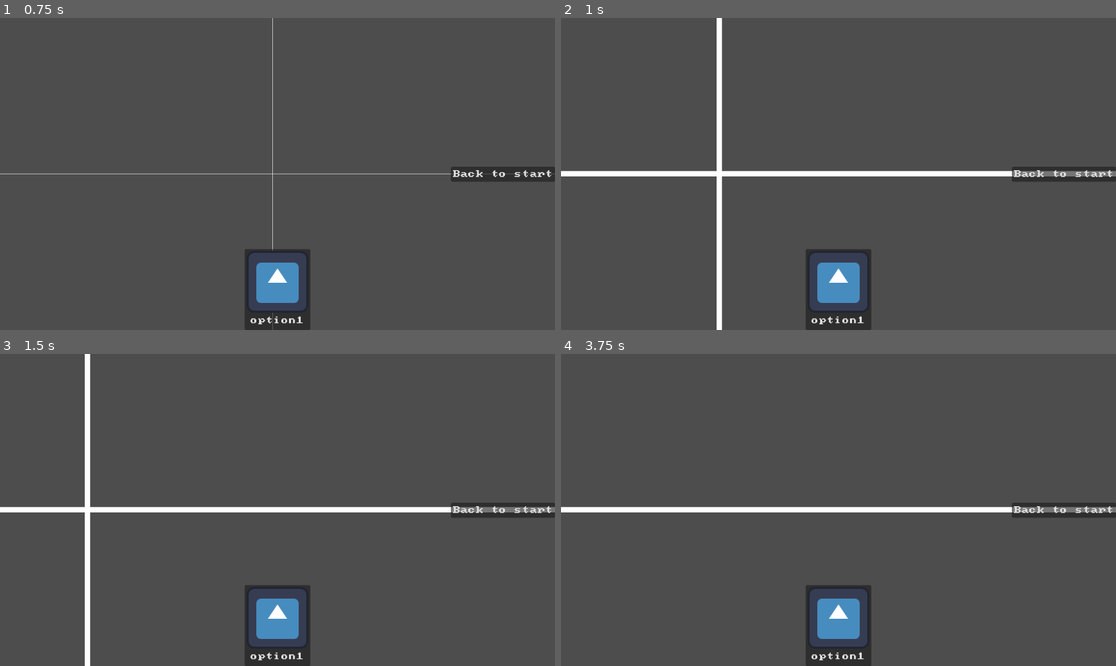
Above: before the commit, frames 1-4 (two rows, left to right).
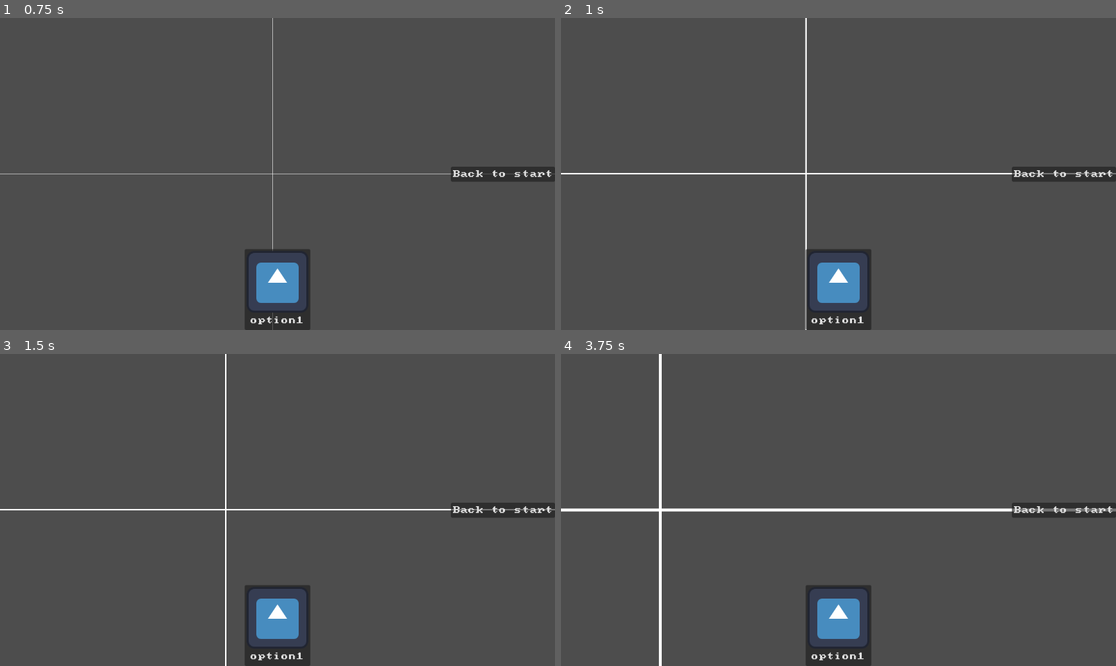
Above: after the commit, the same moments.

Repository: Iviv122/swiatlowod-2
Game: Godot game, scene res://main.tscn
Two runs of this game, one before a commit and one after it. Both use one fixed random seed, a clock stepped at 60 frames per second and the inputs below. The engine's default icon, where the game draws it, is replaced by a stand-in: a white triangle on a blue panel in a dark square.
Inputs (mouse positions are in pixels of both pictures, inside the frame that each line leads up to):
- Up to frame 1 (0.75 s): tap Enter at 0.5 s; move the mouse to (399, 158) at 0.52 s; press the mouse at (399, 158) at 0.53 s; hold D (right) from 0.53 s (still down)
- Up to frame 2 (1 s): keep holding D (right); tap Mouse wheel up (zoomin) at 0.8 s
- Up to frame 3 (1.5 s): release D (right) at 1.25 s; release the mouse at (399, 494) at 1.25 s; drag from (166, 525) to (249, 572) at 1.27 s
- Up to frame 4 (3.75 s): tap Space at 2 s; move the mouse to (894, 441) at 2.02 s; hold D (right) 2.03-2.75 s; hold Mouse wheel down (zoomout) 2.03-2.75 s; click (894, 441) at 2.3 s; drag from (810, 572) to (672, 463) at 2.77 s; tap Enter at 3.5 s; move the mouse to (1005, 556) at 3.52 s; hold A (left) from 3.53 s (still down); hold Mouse wheel up (zoomin) from 3.53 s (still down); click (1005, 556) at 3.67 s

Frame 1 is identical in both runs. In frame 2, 2.6% of the frame differs, in the area x 0-100%, y 0-100%; in frame 3, 2.5%; in frame 4, 1.5%.

Commit message:
more messages, better zoom

Diff:
--- a/objects/camera/camera_move.gd
+++ b/objects/camera/camera_move.gd
@@ -3,7 +3,8 @@
 
 @export var Speed: float = 1
 
-@export var MaxZoom: int = 4
+@export var MaxZoom: float = 1
+@export var MinZoom: float = 0.4
 
 var dir: Vector2 = Vector2(0, 0)
 
@@ -31,11 +32,11 @@
 		dir.y -= 1
 
 	if event.is_action_pressed("zoomin"):
-		zoom.x = min(zoom.x+1,MaxZoom)
-		zoom.y = min(zoom.y+1,MaxZoom)
+		zoom.x = min(zoom.x+0.2,MaxZoom)
+		zoom.y = min(zoom.y+0.2,MaxZoom)
 	if event.is_action_pressed("zoomout"):
-		zoom.x -= 1
-		zoom.y -= 1
+		zoom.y = max(zoom.y-0.2,MinZoom)
+		zoom.x = max(zoom.y-0.2,MinZoom)
 
 	if event is InputEventMouseButton:
 		var mouse_event := event as InputEventMouseButton
@@ -53,7 +54,7 @@
 	if dragging:
 		var current_mouse_pos = get_viewport().get_mouse_position()
 		var off = (drag_start_mouse_pos - current_mouse_pos) * zoom
-		position = drag_start_camera_pos + off
+		position = drag_start_camera_pos + (off/zoom)
 
 	var half_viewport = get_viewport_rect().size / 2 * zoom
 	position.x = clamp(position.x, limit_left + half_viewport.x, limit_right - half_viewport.x)
--- a/objects/ui/mouse.gd
+++ b/objects/ui/mouse.gd
@@ -87,9 +87,10 @@
 					current_wire.set_end(result[0].collider)
 					current_wire = null
 				else:
-					PopTextCreatorInstance.pop_text(result[0].collider.global_position,"no space",Color.RED)
+					PopTextCreatorInstance.pop_text(result[0].collider.global_position,"no connection slots",Color.RED)
 					current_wire.give_error()
 			else:
+				PopTextCreatorInstance.pop_text(result[0].collider.global_position,"already connected",Color.RED)
 				current_wire.give_error()
 	else:
 		if !current_wire:
@@ -102,7 +103,7 @@
 
 				get_tree().root.add_child(current_wire)
 			else:
-				PopTextCreatorInstance.pop_text(result[0].collider.global_position,"no space",Color.RED)
+				PopTextCreatorInstance.pop_text(result[0].collider.global_position,"no connection slots",Color.RED)
 
 func stop_wiring():
 	if current_wire:
@@ -127,8 +128,7 @@
 		elif current_state == MouseState.Idle:
 			pass
 		else:
-			# play sound of incorect placing
-			pass
+			PopTextCreatorInstance.pop_text(get_global_mouse_position(),"no space",Color.RED)
 		move(get_global_mouse_position())
 	if event.is_action("cancel"):
 		cancel()
--- a/objects/ui/pop_text_creator.gd
+++ b/objects/ui/pop_text_creator.gd
@@ -5,8 +5,6 @@
 	add_to_group("pop_text")
 
 func pop_text(pos: Vector2,text : String,color : Color = Color.WHITE,height : float = 50,lifetime : float =1):
-	print(text)
-
 	var l  = PopText.new()
 
 	l.lifetime = lifetime
